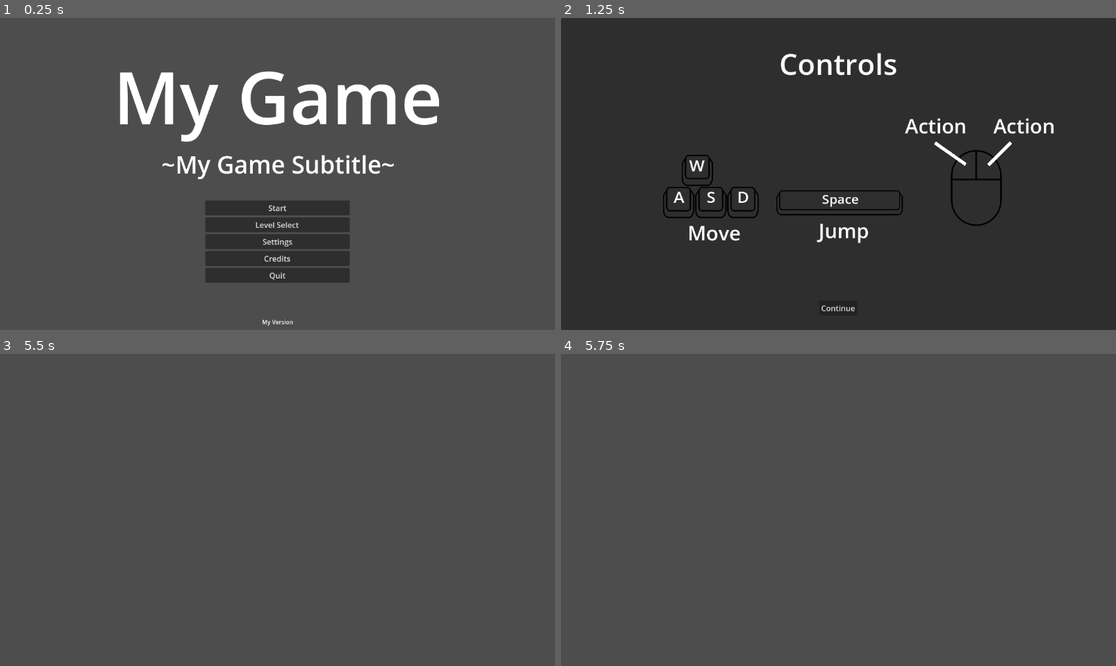
Above: before the commit, frames 1-4 (two rows, left to right).
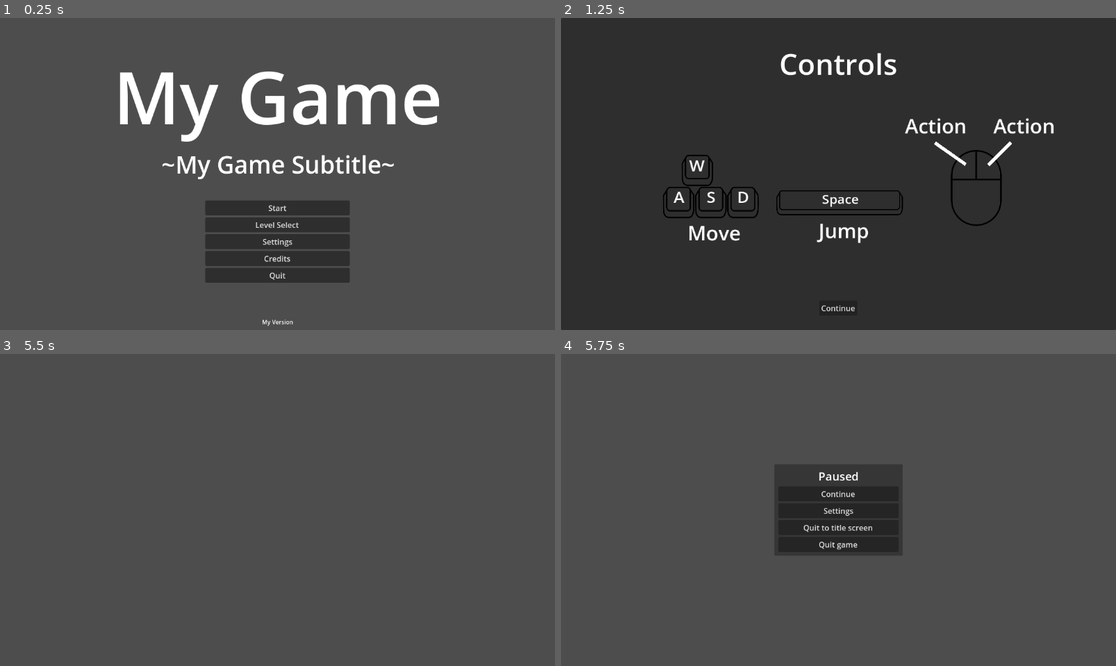
Above: after the commit, the same moments.

Repository: THE-ORONCO/godot-game-template
Game: Godot game, scene res://gamemanager/gamemanager.tscn
The game is run twice, just before and just after one commit, with the same random seed, the same clock (stepped at 60 frames per second) and the same inputs.
Inputs (mouse positions are in pixels of both pictures, inside the frame that each line leads up to):
- Up to frame 1 (0.25 s): no input
- Up to frame 2 (1.25 s): click "Start" at 0.5 s
- Up to frame 3 (5.5 s): click "Continue" at 1.25 s; tap Enter at 2, 3.5, 5 s; move the mouse to (305, 510) at 2.02 s; hold W (move_up) from 2.03 s (still down); tap Space at 2.75, 4.25 s; move the mouse to (249, 510) at 2.77 s; move the mouse to (288, 503) at 3.52 s; move the mouse to (271, 516) at 4.27 s; move the mouse to (316, 513) at 5.02 s
- Up to frame 4 (5.75 s): keep holding W (move_up); tap Escape (pause) at 5.65 s

Frames 1-3 are identical in both runs. In frame 4, 4.3% of the frame differs, in the area x 39-61%, y 37-64%.
Error before the commit: Invalid call. Nonexistent function 'move_to_front' in base 'CanvasLayer'. (res://gamemanager/gamemanager.gd:50)

Commit message:
correctly move menu layer to front

Diff:
--- a/gamemanager/gamemanager.gd
+++ b/gamemanager/gamemanager.gd
@@ -47,7 +47,7 @@
 
 func pause():
 	InputManager.set_is_paused(true)
-	menu_layer.move_to_front()
+	move_child(menu_layer, -1)
 	pause_menu.move_to_front()
 	pause_menu.show()
 	get_tree().paused = true
